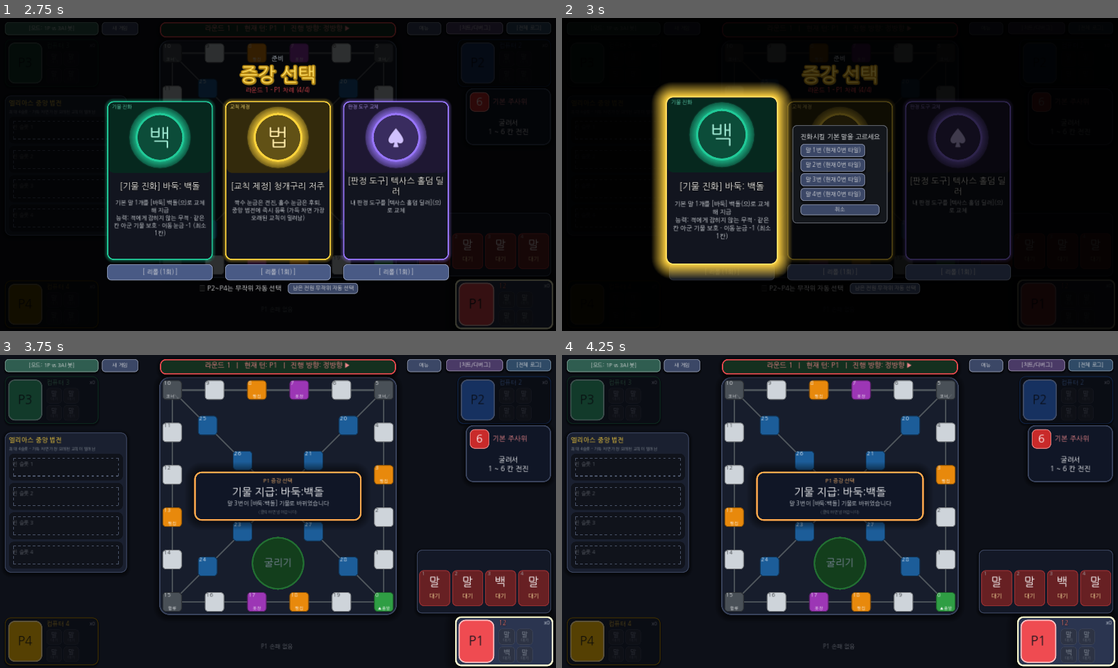
Above: before the commit, frames 1-4 (two rows, left to right).
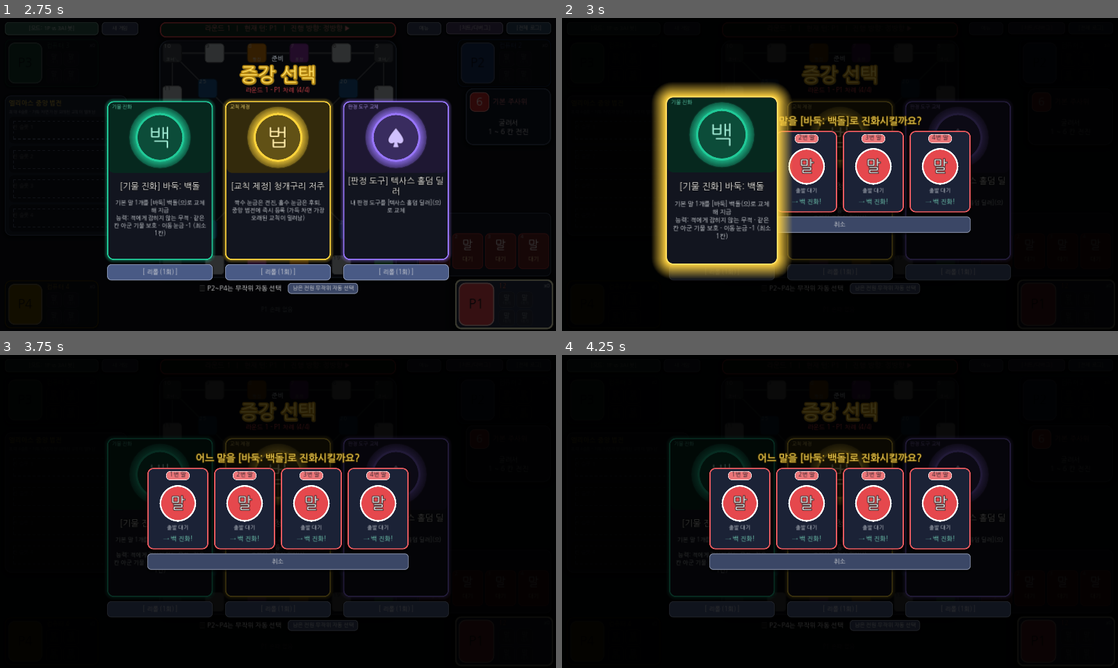
Above: after the commit, the same moments.

Repository: mayjohn66-cmd/TRG
Game: Godot game, scene res://scenes/start_menu.tscn
The game is run twice, just before and just after one commit, with the same random seed, the same clock (stepped at 60 frames per second) and the same inputs.
Inputs (mouse positions are in pixels of both pictures, inside the frame that each line leads up to):
- Up to frame 1 (2.75 s): click (278, 180) at 0.52 s; type "12" at 0.6 s; click "확인" at 1.25 s; click "컴퓨터 대전 (1P vs 3AI 봇)" at 2 s
- Up to frame 2 (3 s): click "기물 진화" at 2.75 s
- Up to frame 3 (3.75 s): click "교칙 제정" at 3.5 s
- Up to frame 4 (4.25 s): no input

Frame 1 is identical in both runs. In frame 2, 11% of the frame differs, in the area x 39-74%, y 31-70%; in frame 3, 55%, in the area x 0-100%, y 1-100%; in frame 4, 55%.

Commit message:
기물 진화 대상 선택을 숫자 버튼에서 말 아이콘 카드로 변경
Co-Authored-By: Claude Sonnet 5.5 <noreply@anthropic.com>
Claude-Session: https://claude.ai/code/session_01HvvTBBGdmqrXHkL2GAw3GJ

Diff:
--- a/scenes/main_board.gd
+++ b/scenes/main_board.gd
@@ -3350,12 +3350,104 @@
 
 func _on_augment_chosen(player_id: int, index: int, definition: AugmentDef) -> void:
 	if definition.needs_pawn_choice(state, player_id):
-		var options: Array[Dictionary] = []
-		for pawn: PlayerPawn in state.basic_pawns_of(player_id):
-			options.append({"label": "말 %d번 (현재 %d번 타일)" % [pawn.slot, pawn.current_tile_idx], "value": pawn.entity_id})
-		_show_choice("진화시킬 기본 말을 고르세요", options, _pick_augment_with_pawn.bind(player_id, index))
+		_show_pawn_choice(player_id, definition, _pick_augment_with_pawn.bind(player_id, index))
 		return
 	_act(&"pick_augment", {"player_id": player_id, "index": index})
+
+
+## 기물 증강을 받을 말을 아이콘 카드로 고른다. 이미 진화한 말은 어둡게 잠긴다.
+func _show_pawn_choice(player_id: int, definition: AugmentDef, on_pick: Callable) -> void:
+	_close_choice()
+	_choice_overlay = _new_overlay(0.78)
+	var center := CenterContainer.new()
+	center.set_anchors_preset(Control.PRESET_FULL_RECT)
+	_choice_overlay.add_child(center)
+	var box := VBoxContainer.new()
+	box.add_theme_constant_override("separation", 10)
+	center.add_child(box)
+	var info: Dictionary = _augment_card_info(definition, player_id)
+	var title := _make_label("어느 말을 [%s]로 진화시킬까요?" % str(info["title"]).split("] ")[-1], 24, Color("ffe066"))
+	title.horizontal_alignment = HORIZONTAL_ALIGNMENT_CENTER
+	title.add_theme_color_override("font_outline_color", Color("5c4300"))
+	title.add_theme_constant_override("outline_size", 6)
+	box.add_child(title)
+	var row := HBoxContainer.new()
+	row.add_theme_constant_override("separation", 14)
+	row.alignment = BoxContainer.ALIGNMENT_CENTER
+	box.add_child(row)
+	var color: Color = PLAYER_COLORS[player_id]
+	var evo_color: Color = info["color"]
+	for slot: int in GameEnums.PAWNS_PER_PLAYER:
+		var pawn: PlayerPawn = state.get_pawn(player_id * 10 + slot + 1)
+		var can_pick: bool = pawn.kind == GameEnums.PawnKind.BASIC and not pawn.is_finished
+		var card := Button.new()
+		card.custom_minimum_size = Vector2(150, 200)
+		card.size = Vector2(150, 200)
+		card.pivot_offset = Vector2(75, 100)
+		card.focus_mode = Control.FOCUS_NONE
+		card.disabled = not can_pick
+		var base: Color = Color("1b2236") if can_pick else Color("101319")
+		var hover_box: StyleBoxFlat = _style(base.lightened(0.12), Color("ffe066"), 4, 14, 20, 0)
+		card.add_theme_stylebox_override("normal", _style(base, color.lightened(0.1), 3, 14, 6, 0))
+		card.add_theme_stylebox_override("hover", hover_box)
+		card.add_theme_stylebox_override("pressed", hover_box)
+		card.add_theme_stylebox_override("disabled", _style(base, Color("495057"), 2, 14, 0, 0))
+		card.modulate = Color.WHITE if can_pick else Color(1, 1, 1, 0.5)
+		var badge := _make_label("%d번 말" % (slot + 1), 14, Color("0d1018"))
+		badge.position = Vector2(46, 8)
+		badge.size = Vector2(58, 22)
+		badge.horizontal_alignment = HORIZONTAL_ALIGNMENT_CENTER
+		badge.add_theme_stylebox_override("normal", _style(color.lightened(0.25) if can_pick else Color("6c757d"), Color.WHITE, 1, 9, 0, 1))
+		badge.mouse_filter = Control.MOUSE_FILTER_IGNORE
+		card.add_child(badge)
+		var letter: String = PawnCatalog.unit_letter(pawn.kind, pawn.unit_no)
+		var disc := Panel.new()
+		disc.position = Vector2(30, 42)
+		disc.size = Vector2(90, 90)
+		disc.mouse_filter = Control.MOUSE_FILTER_IGNORE
+		disc.add_theme_stylebox_override("panel", _style(color if can_pick else color.darkened(0.6), Color.WHITE if can_pick else Color("495057"), 4, 45, 0, 0))
+		card.add_child(disc)
+		var mark := _make_label(letter if letter != "" else "말", 38, Color.WHITE)
+		mark.size = Vector2(90, 90)
+		mark.horizontal_alignment = HORIZONTAL_ALIGNMENT_CENTER
+		mark.vertical_alignment = VERTICAL_ALIGNMENT_CENTER
+		mark.mouse_filter = Control.MOUSE_FILTER_IGNORE
+		mark.add_theme_color_override("font_outline_color", Color.BLACK)
+		mark.add_theme_constant_override("outline_size", 5)
+		disc.add_child(mark)
+		var place: String = "완주 완료" if pawn.is_finished else ("출발 대기" if not pawn.has_left_start else "출전 중 (%d번)" % pawn.current_tile_idx)
+		var sub := _make_label(place, 13, Color("ced4da"))
+		sub.position = Vector2(0, 140)
+		sub.size = Vector2(150, 20)
+		sub.horizontal_alignment = HORIZONTAL_ALIGNMENT_CENTER
+		sub.mouse_filter = Control.MOUSE_FILTER_IGNORE
+		card.add_child(sub)
+		var action := _make_label("→ %s 진화!" % str(info["glyph"]) if can_pick else "진화 불가", 15, evo_color.lightened(0.4) if can_pick else Color("868e96"))
+		action.position = Vector2(0, 166)
+		action.size = Vector2(150, 24)
+		action.horizontal_alignment = HORIZONTAL_ALIGNMENT_CENTER
+		action.mouse_filter = Control.MOUSE_FILTER_IGNORE
+		card.add_child(action)
+		card.pressed.connect(_on_pawn_choice_picked.bind(pawn.entity_id, on_pick))
+		card.mouse_entered.connect(_hover_pawn_choice_card.bind(card, true))
+		card.mouse_exited.connect(_hover_pawn_choice_card.bind(card, false))
+		row.add_child(card)
+	var cancel: Button = _make_button("취소", _close_choice, 15)
+	cancel.custom_minimum_size = Vector2(0, 40)
+	box.add_child(cancel)
+	add_child(_choice_overlay)
+
+
+func _hover_pawn_choice_card(card: Button, entered: bool) -> void:
+	if card.disabled:
+		return
+	var tween: Tween = card.create_tween().set_trans(Tween.TRANS_QUAD).set_ease(Tween.EASE_OUT)
+	tween.tween_property(card, "scale", Vector2.ONE * (1.07 if entered else 1.0), 0.12)
+
+
+func _on_pawn_choice_picked(pawn_id: int, on_pick: Callable) -> void:
+	_close_choice()
+	on_pick.call(pawn_id)
 
 
 func _pick_augment_with_pawn(pawn_id: int, player_id: int, index: int) -> void:
--- a/tests/ui_screenshot.gd
+++ b/tests/ui_screenshot.gd
@@ -151,6 +151,12 @@
 			state.tools[1] = ScriptedTool.new([4])
 			_board._on_roll_pressed()
 			_board._preview_pawn(11)
+		"pawnchoice":
+			state.get_pawn(12).place_at(5)
+			state.get_pawn(12).has_left_start = true
+			state.get_pawn(13).is_finished = true
+			var def: AugmentDef = AugmentRegistry.get_def(&"EVO_2_1")
+			_board._on_augment_chosen(1, 0, def)
 		"banner":
 			_finish_draft()
 			_board.instant_roll_for_test = true
Not shown, changed: docs/EDGE_CASE_SPEC.md
Not shown, changed: docs/GDD_TDD_Master.md
